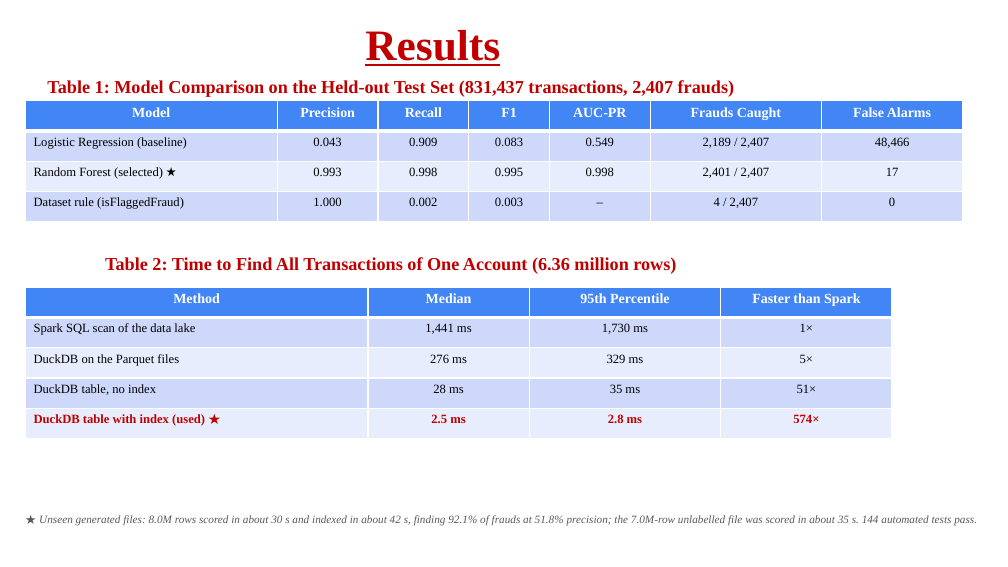
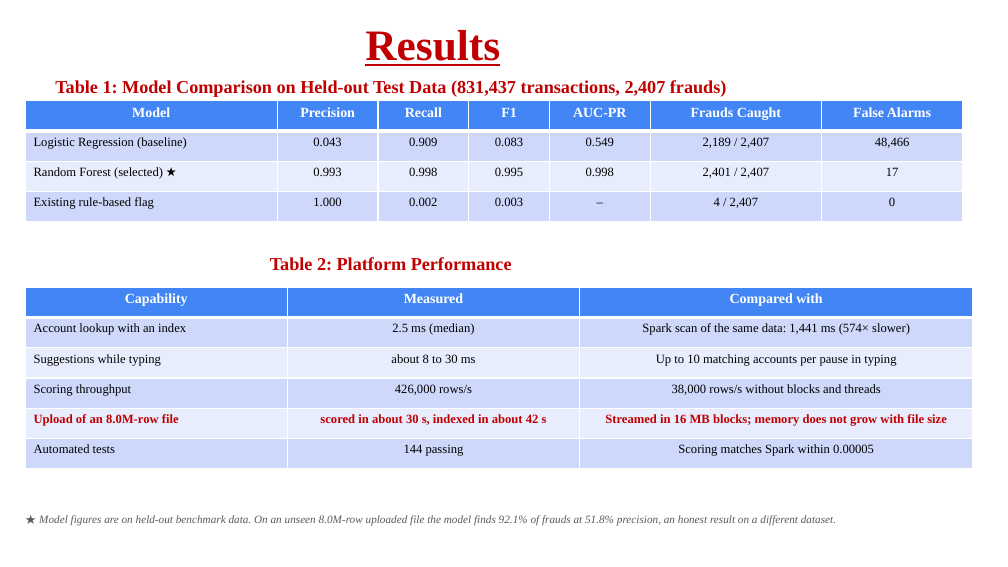
Before and after one commit to JayQuery-007/bank_transaction_analysis, a slide deck: slide 9 of docs/Mini_Project_Presentation.pptx. Drawn at 1008x567 pixels with LibreOffice and Linux fonts; fonts in the diff are those of the drawing; background and template pictures are left out. Boxes give left, top, right and bottom in pixels: in the first picture for what was removed or moved away, otherwise in the second. Text is boxed around its words. In the diff, an @@ line names an element or a change of style, - is before the commit and + after.

```diff
--- a/docs/Mini_Project_Presentation.pptx
+++ b/docs/Mini_Project_Presentation.pptx
@@ text at bbox=[55, 80, 727, 97]: text changed @@
-Table 1: Model Comparison on the Held-out Test Set (831,437 transactions, 2,407 frauds)
+Table 1: Model Comparison on Held-out Test Data (831,437 transactions, 2,407 frauds)
@@ table at bbox=[25, 101, 963, 431] @@
-row 4, column 1: Dataset rule (isFlaggedFraud)
+row 4, column 1: Existing rule-based flag
@@ text at bbox=[270, 257, 512, 270]: text changed @@
-Table 2: Time to Find All Transactions of One Account (6.36 million rows)
+Table 2: Platform Performance
@@ table at bbox=[25, 287, 973, 567] @@
-Method | Median | 95th Percentile | Faster than Spark
-Spark SQL scan of the data lake | 1,441 ms | 1,730 ms | 1×
-DuckDB on the Parquet files | 276 ms | 329 ms | 5×
-DuckDB table, no index | 28 ms | 35 ms | 51×
-DuckDB table with index (used) ★ | 2.5 ms | 2.8 ms | 574×
+Capability | Measured | Compared with
+Account lookup with an index | 2.5 ms (median) | Spark scan of the same data: 1,441 ms (574× slower)
+Suggestions while typing | about 8 to 30 ms | Up to 10 matching accounts per pause in typing
+Scoring throughput | 426,000 rows/s | 38,000 rows/s without blocks and threads
+Upload of an 8.0M-row file | scored in about 30 s, indexed in about 42 s | Streamed in 16 MB blocks; memory does not grow with file size
+Automated tests | 144 passing | Scoring matches Spark within 0.00005
@@ table: place and size @@
-table at bbox=[25, 287, 892, 567]
+table at bbox=[25, 287, 973, 567]
@@ text at bbox=[39, 515, 836, 526]: text changed @@
-★ Unseen generated files: 8.0M rows scored in about 30 s and indexed in about 42 s, finding 92.1% of frauds at 51.8% precision; the 7.0M-row unlabelled file was scored in about 35 s. 144 automated tests pass.
+★ Model figures are on held-out benchmark data. On an unseen 8.0M-row uploaded file the model finds 92.1% of frauds at 51.8% precision, an honest result on a different dataset.
```
Also in this commit, not shown: 7 other slides changed, 5 other files.
